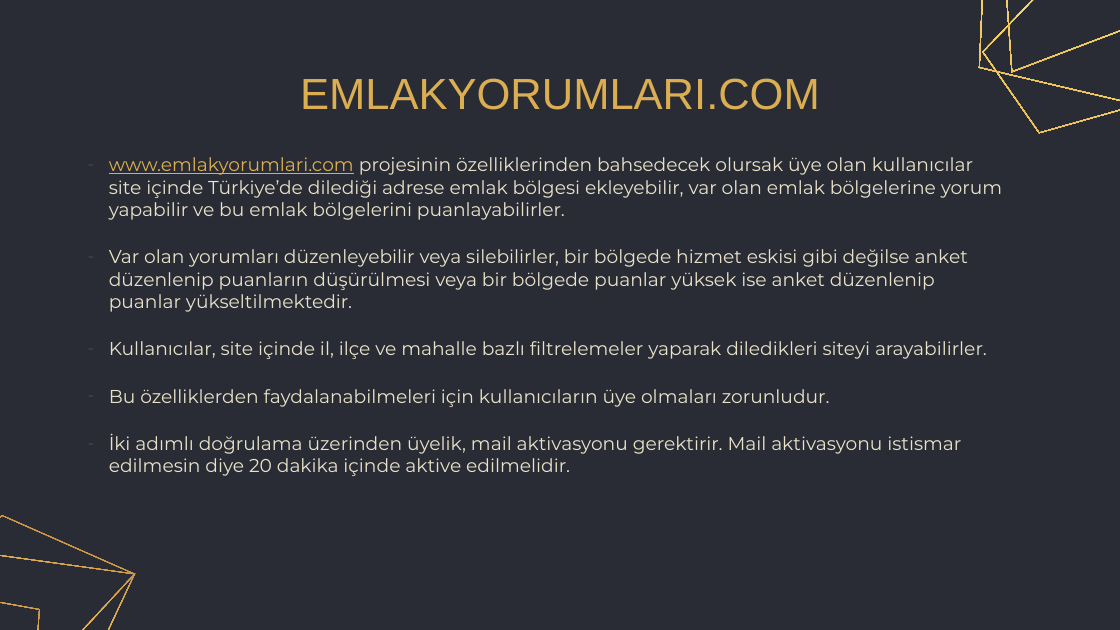
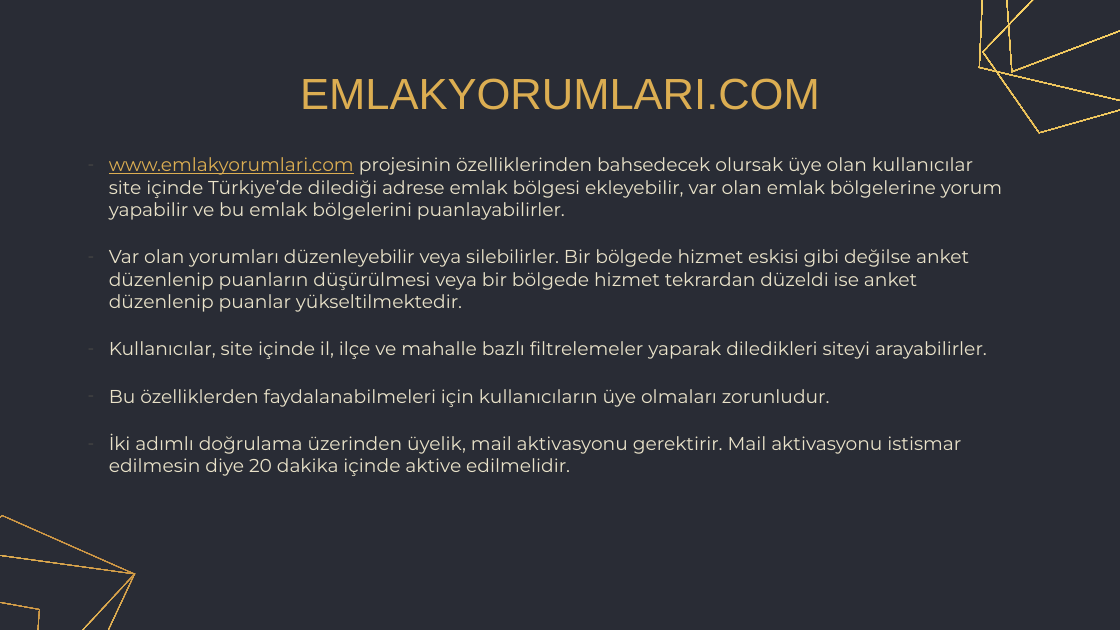
Before and after one commit to cmlblbn/Emlak_Yorumlari.com, a slide deck: slide 4 of Project_presentation/Project_presentation.pptx. Drawn at 1120x630 pixels with LibreOffice and Linux fonts; fonts in the diff are those of the drawing. Boxes give left, top, right and bottom in pixels: in the first picture for what was removed or moved away, otherwise in the second. Text is boxed around its words. In the diff, an @@ line names an element or a change of style, - is before the commit and + after.

```diff
--- a/Project_presentation/Project_presentation.pptx
+++ b/Project_presentation/Project_presentation.pptx
@@ subtitle at (109, 249, 969, 312): text changed @@
-– Var olan yorumları düzenleyebilir veya silebilirler, bir bölgede hizmet eskisi gibi değilse anket düzenlenip puanların düşürülmesi veya bir bölgede puanlar yüksek ise anket düzenlenip puanlar yükseltilmektedir.
+– Var olan yorumları düzenleyebilir veya silebilirler. Bir bölgede hizmet eskisi gibi değilse anket düzenlenip puanların düşürülmesi veya bir bölgede hizmet tekrardan düzeldi ise anket düzenlenip puanlar yükseltilmektedir.
```
Also in this commit, not shown: 11 other slides changed.
